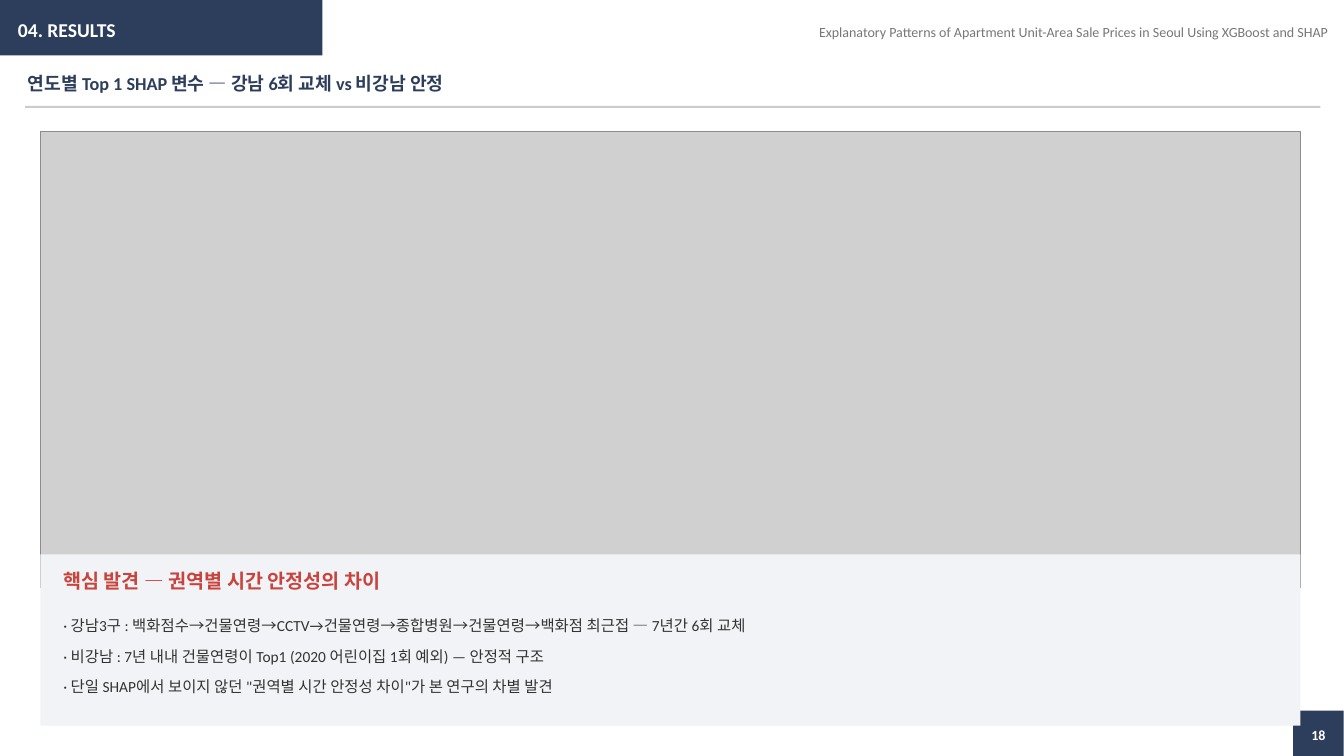
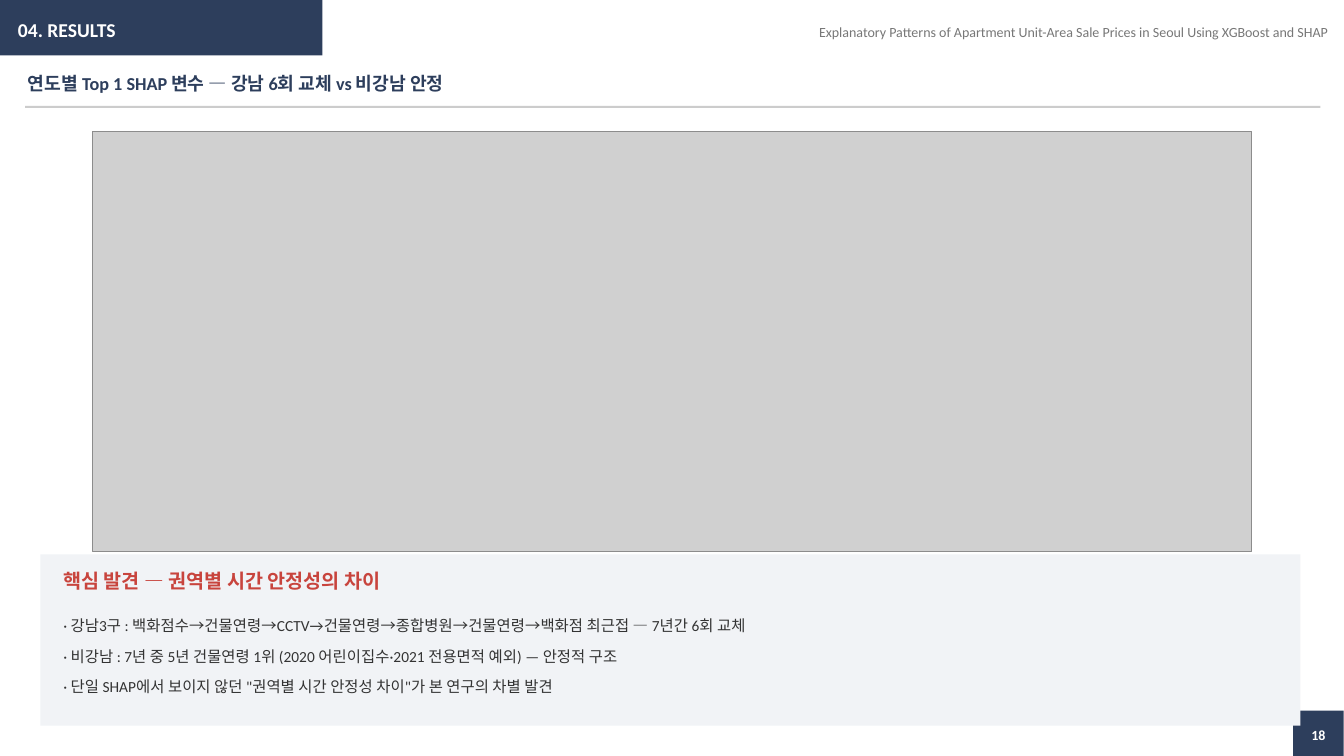
Before and after one commit to seokmogu/thesis-seoul-apt-xai, a slide deck: slide 18 of paper/중간발표_박현근.pptx. Drawn at 1344x756 pixels with LibreOffice and Linux fonts; fonts in the diff are those of the drawing; grey boxes stand for pictures. Boxes give left, top, right and bottom in pixels: in the first picture for what was removed or moved away, otherwise in the second. Text is boxed around its words. In the diff, an @@ line names an element or a change of style, - is before the commit and + after.

```diff
--- a/paper/중간발표_박현근.pptx
+++ b/paper/중간발표_박현근.pptx
@@ picture: place and size @@
-picture at [40,131,1301,588]
+picture at [93,131,1252,552]
@@ text at [71,649,617,664]: text changed @@
-· 비강남 : 7년 내내 건물연령이 Top1 (2020 어린이집 1회 예외) — 안정적 구조
+· 비강남 : 7년 중 5년 건물연령 1위 (2020 어린이집수·2021 전용면적 예외) — 안정적 구조
```
Also in this commit, not shown: 1 other slide changed, 1 other file.
